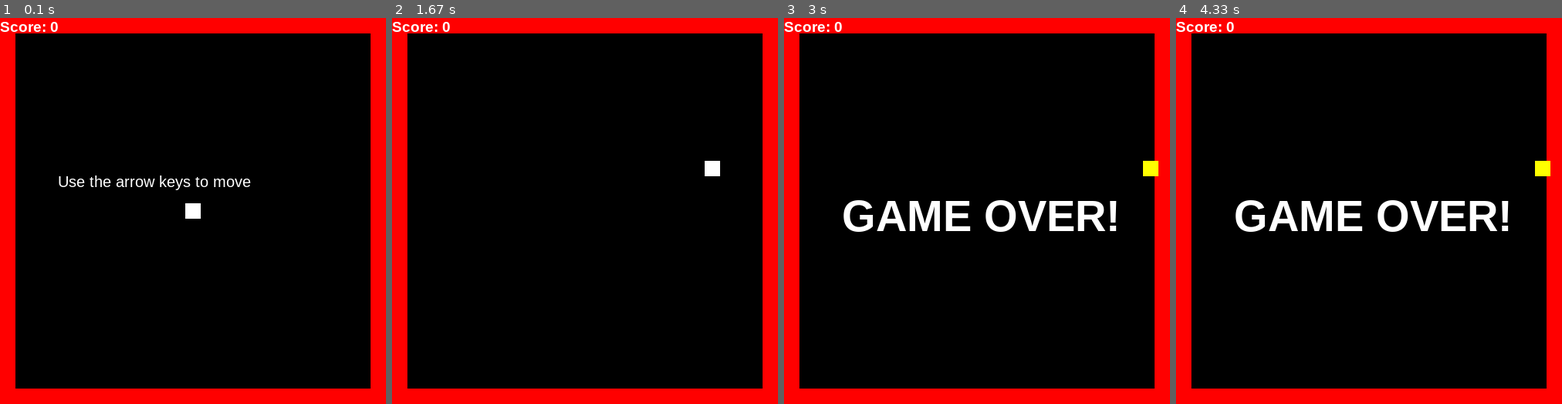
Above: before the commit, frames 1-4 (left to right).
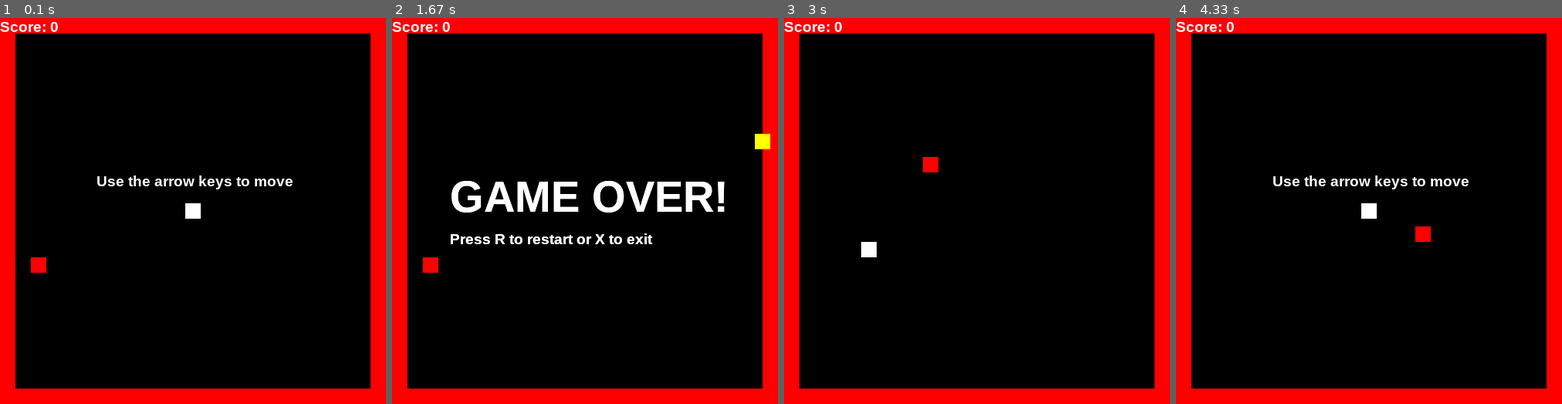
Above: after the commit, the same moments.

Repository: AndrewxWang/pygame-snake
Game: pygame game, started from game.py
The game is run twice, just before and just after one commit, with the same random seed, the same clock (stepped at 60 frames per second) and the same inputs.
Inputs:
- Up to frame 1 (0.1 s): no input
- Up to frame 2 (1.67 s): hold Right 0.33-0.8 s; hold Up 0.83-1.13 s; hold Right 1.17-1.63 s
- Up to frame 3 (3 s): hold R 1.67-2.2 s; hold Left 2.23-2.77 s; hold Down from 2.8 s (still down)
- Up to frame 4 (4.33 s): release Down at 3.1 s; hold Left 3.13-3.53 s; hold R from 3.97 s (still down)

The runs differ from the first frame. In frame 1, 1.1% of the frame differs, in the area x 8-76%, y 40-66%; in frame 2, 3.9%, in the area x 8-98%, y 30-66%; in frame 3, 3.3%; in frame 4, 3.8%.

Commit message:
Update game.py
- fixed some bugs with game over
- added "r" to reset, "x" to exit (maybe add a pause button in the future)
- added the apple (to increase score)

still need to have apple increase snake length and add death if snake hits itself

Diff:
--- a/game.py
+++ b/game.py
@@ -1,4 +1,5 @@
 import pygame
+import random
 import time
 pygame.init()
 
@@ -9,12 +10,33 @@
 y = 240
 width = 20
 height = 20
-vel = 5
+vel = 10
 x_move = 0
 y_move = 0
 score = 0
 gameover = False
+play_again = True
 font = pygame.font.SysFont("Arial Black", 17)
+randx, randy = round(random.randint(20,460) / 10) * 10, round(random.randint(20,460) / 10) * 10
+
+def drawApple():
+    global randx, randy, score
+##    print(str(x) + " " + str(y))
+##    print(str(randx) + " " + str(randy))
+    pygame.draw.rect(win, (255,0,0), (randx, randy, width, height))
+    if randx == x and randy == y:
+        print("yes")
+        randx, randy = round(random.randint(20,460) / 10) * 10, round(random.randint(20,460) / 10) * 10
+        score+=1
+
+def resetStats():
+    global x, y ,x_move, y_move, score, randx, randy
+    x = 240
+    y = 240
+    x_move = 0
+    y_move = 0
+    score = 0
+    randx, randy = round(random.randint(20,460) / 10) * 10, round(random.randint(20,460) / 10) * 10
 
 def displayScore():
     label = font.render("Score: " + str(score), 1, (255,255,255))
@@ -29,56 +51,61 @@
 
 def checkDeath():
     global x, y
-    if x > 460:
+    if x > 460 or y > 460:
         return True
-    elif x < 20:
-        return True
-    elif y > 460:
-        return True
-    elif y < 20:
+    elif x < 20 or y < 20:
         return True
 
-while not gameover:
-    pygame.time.delay(30)
+while play_again:
+    if not gameover:
+        pygame.time.delay(40)
 
-    for event in pygame.event.get():
-        if event.type == pygame.QUIT:
-            gameover = True
-        if event.type == pygame.KEYDOWN:
-            if event.key == pygame.K_LEFT:
-                x_move = -5
-                y_move = 0
-            elif event.key == pygame.K_RIGHT:
-                x_move = 5
-                y_move = 0
-            elif event.key == pygame.K_UP:
-                x_move = 0
-                y_move = -5
-            elif event.key == pygame.K_DOWN:
-                x_move = 0
-                y_move = 5
-    x+=x_move
-    y+=y_move
-##    print(x)
-##    print(y)
-    win.fill((0,0,0))
-    gameover = checkDeath()
-    drawBorders()
-    pygame.draw.rect(win, (255,255,255), (x, y, width, height))
+        for event in pygame.event.get():
+            if event.type == pygame.QUIT:
+                gameover = True
+            if event.type == pygame.KEYDOWN:
+                if event.key == pygame.K_LEFT:
+                    x_move = -vel
+                    y_move = 0
+                elif event.key == pygame.K_RIGHT:
+                    x_move = vel
+                    y_move = 0
+                elif event.key == pygame.K_UP:
+                    x_move = 0
+                    y_move = -vel
+                elif event.key == pygame.K_DOWN:
+                    x_move = 0
+                    y_move = vel
+        x+=x_move
+        y+=y_move
+        win.fill((0,0,0))
+        gameover = checkDeath()
+        drawBorders()
+        pygame.draw.rect(win, (255,255,255), (x, y, width, height))
+        drawApple()
+        if x_move == 0 and y_move == 0:
+            label = font.render("Use the arrow keys to move", 1, (255,255,255))
+            win.blit(label, (125, 200))
+        displayScore()
+        pygame.display.update()
+    else:
+        pygame.time.delay(30)
 
-    if x_move == 0 and y_move == 0:
-        font1 = pygame.font.SysFont("Arial",20)
-        label = font1.render("Use the arrow keys to move", 1, (255,255,255))
+        pygame.draw.rect(win, (255,255,0), (x, y, width, height))
+        font2 = pygame.font.SysFont("Arial Black", 50)
+        label = font2.render("GAME OVER!", 1, (255,255,255))
+        label2 = font.render("Press R to restart or X to exit", 1,  (255,255,255))
         win.blit(label, (75, 200))
-    displayScore()
-    pygame.display.update()
+        win.blit(label2, (75,275))
+        pygame.display.update()
 
-pygame.draw.rect(win, (255,255,0), (x, y, width, height))
-font2 = pygame.font.SysFont("Arial Black", 50)
-label = font2.render("GAME OVER!", 1, (255,255,255))
-win.blit(label, (75, 225))
-pygame.display.update()
-
-print("GAME OVER!")
-time.sleep(4)
+        for event in pygame.event.get():
+            if event.type == pygame.QUIT:
+                gameover = True
+            if event.type == pygame.KEYDOWN:
+                if event.key == pygame.K_r:
+                    resetStats()
+                    gameover = False
+                elif event.key == pygame.K_x:
+                    play_again = False
 pygame.quit()
